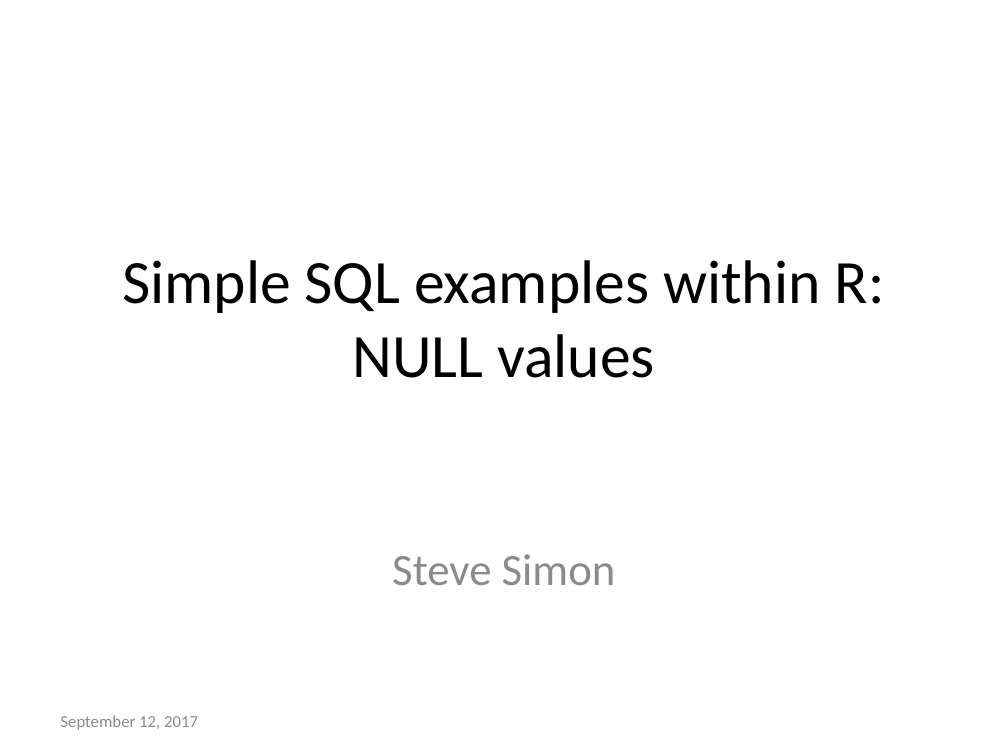
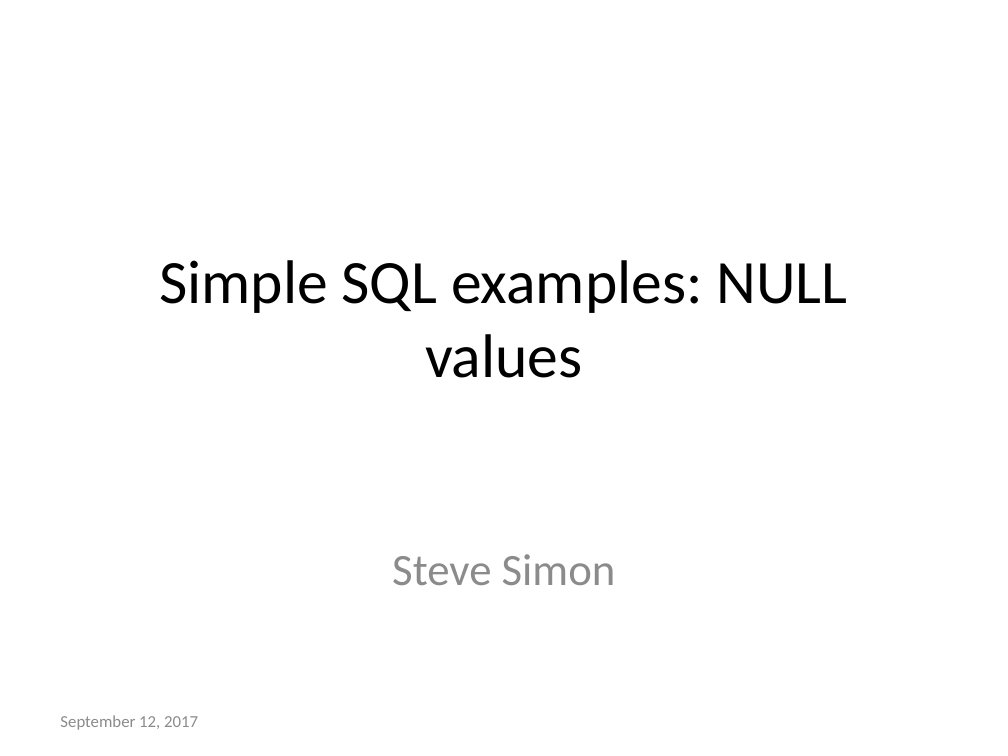
Before and after one commit to pmean/introduction-to-sql, a slide deck: slide 1 of src/null-values.pptx. Drawn at 1008x756 pixels with LibreOffice and Linux fonts; fonts in the diff are those of the drawing. Boxes give left, top, right and bottom in pixels: in the first picture for what was removed or moved away, otherwise in the second. Text is boxed around its words. In the diff, an @@ line names an element or a change of style, - is before the commit and + after.

Commit message:
Work on NULL values talk

```diff
--- a/src/null-values.pptx
+++ b/src/null-values.pptx
@@ title at <box>159,260,848,378</box>: text changed @@
-Simple SQL examples within R: NULL values
+Simple SQL examples: NULL values
```
Also in this commit, not shown: 1 other file.
